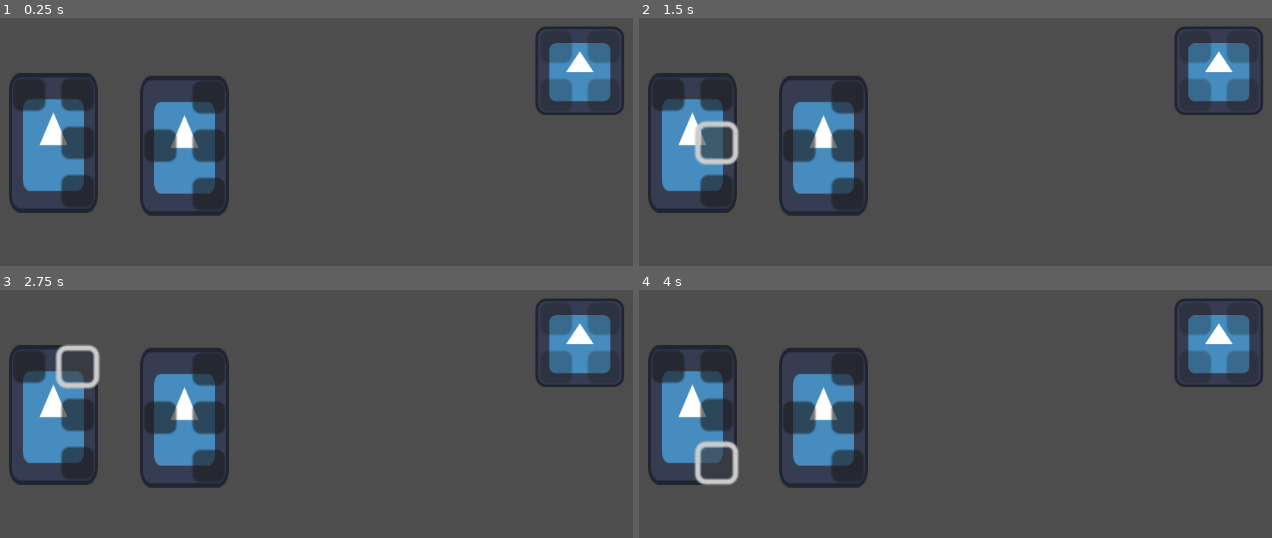
Above: before the commit, frames 1-4 (two rows, left to right).
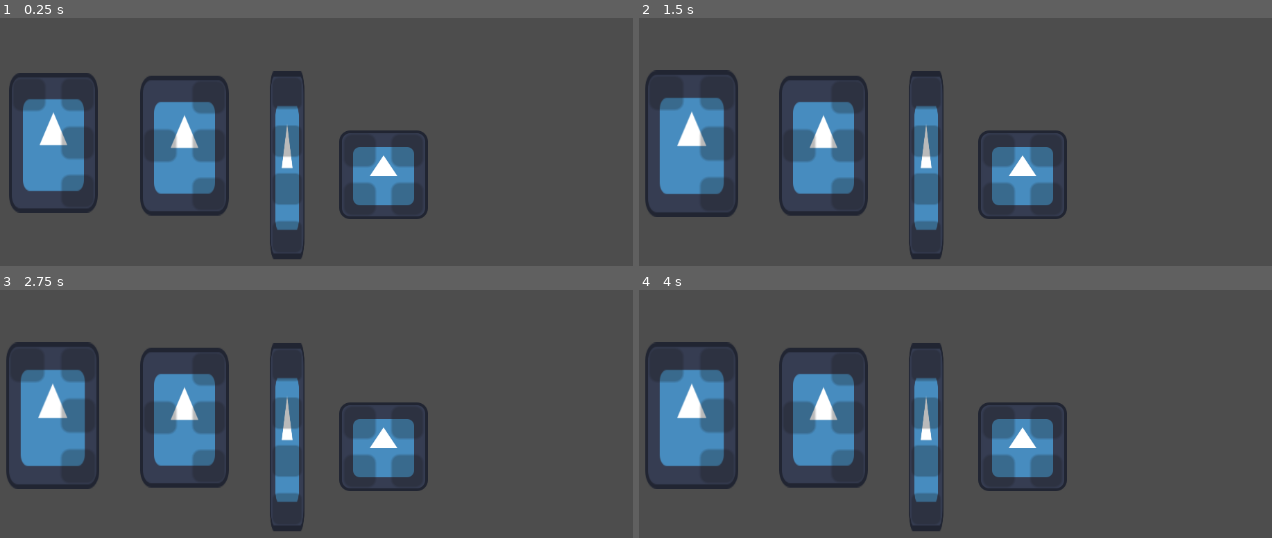
Above: after the commit, the same moments.

Repository: RRealJ/GameJam2024
Game: Godot game, scene res://cenas/testesPecas.tscn
Same seed, same stepped clock (60 frames per second), same inputs: the game is played once before the commit and once after it. The project has no main scene, so this scene is started directly. The engine's default icon, where the game draws it, is replaced by a stand-in: a white triangle on a blue panel in a dark square.
Inputs (mouse positions are in pixels of both pictures, inside the frame that each line leads up to):
- Up to frame 1 (0.25 s): no input
- Up to frame 2 (1.5 s): click (714, 191) at 0.52 s; click (714, 142) at 1.27 s
- Up to frame 3 (2.75 s): click (75, 366) at 2.02 s
- Up to frame 4 (4 s): click (670, 366) at 2.77 s; click (714, 463) at 3.52 s

The runs differ from the first frame. In frame 1, 15% of the frame differs, in the area x 3-99%, y 3-98%; in frame 2, 17%; in frame 3, 17%, in the area x 0-99%, y 3-98%; in frame 4, 17%.

Commit message:
peça I corrigida, otimização de peças e adição de encaixes

Diff:
--- a/cenas/peca2x2.tscn
+++ b/cenas/peca2x2.tscn
@@ -3,59 +3,18 @@
 [ext_resource type="Texture2D" uid="uid://c87dfcgjth2gt" path="res://icon.svg" id="1_3b64e"]
 [ext_resource type="Script" path="res://scripts/peca_geral.gd" id="1_bh5f1"]
 
+[sub_resource type="RectangleShape2D" id="RectangleShape2D_kcvb8"]
+size = Vector2(41, 41)
+
 [sub_resource type="RectangleShape2D" id="RectangleShape2D_mo62t"]
 size = Vector2(31.0189, 30.6685)
 
-[sub_resource type="RectangleShape2D" id="RectangleShape2D_kcvb8"]
-size = Vector2(41, 41)
-
 [node name="peca2x2" type="Node2D"]
-position = Vector2(260, 145)
 script = ExtResource("1_bh5f1")
 
 [node name="sprite" type="Sprite2D" parent="."]
-position = Vector2(-1.78814e-07, -1.78814e-07)
+position = Vector2(392, 246)
 texture = ExtResource("1_3b64e")
-
-[node name="area" type="Area2D" parent="sprite"]
-scale = Vector2(3.80413, 3.8802)
-
-[node name="Button" type="Button" parent="sprite/area"]
-offset_left = -15.0
-offset_top = -15.0
-offset_right = -2.99997
-offset_bottom = -2.99999
-disabled = true
-metadata/_edit_use_anchors_ = true
-
-[node name="Button2" type="Button" parent="sprite/area"]
-offset_left = 3.0
-offset_top = 3.0
-offset_right = 15.0
-offset_bottom = 15.0
-disabled = true
-metadata/_edit_use_anchors_ = true
-
-[node name="Button3" type="Button" parent="sprite/area"]
-offset_left = -15.0
-offset_top = 3.0
-offset_right = -3.0
-offset_bottom = 15.0
-disabled = true
-metadata/_edit_use_anchors_ = true
-
-[node name="Button4" type="Button" parent="sprite/area"]
-offset_left = 3.0
-offset_top = -15.0
-offset_right = 15.0
-offset_bottom = -2.99999
-disabled = true
-metadata/_edit_use_anchors_ = true
-
-[node name="colissao" type="CollisionShape2D" parent="sprite/area"]
-position = Vector2(-7.62939e-06, -0.12886)
-shape = SubResource("RectangleShape2D_mo62t")
-debug_color = Color(0, 0.6, 0.701961, 0.027451)
 
 [node name="encaixes" type="Area2D" parent="sprite"]
 
@@ -79,6 +38,50 @@
 shape = SubResource("RectangleShape2D_kcvb8")
 debug_color = Color(0.862745, 0.203922, 0, 0.282353)
 
+[node name="area" type="Area2D" parent="sprite"]
+scale = Vector2(3.80413, 3.8802)
+
+[node name="Button" type="Button" parent="sprite/area"]
+offset_left = -15.0
+offset_top = -15.0
+offset_right = -2.99997
+offset_bottom = -2.99999
+mouse_filter = 2
+disabled = true
+metadata/_edit_use_anchors_ = true
+
+[node name="Button2" type="Button" parent="sprite/area"]
+offset_left = 3.0
+offset_top = 3.0
+offset_right = 15.0
+offset_bottom = 15.0
+mouse_filter = 2
+disabled = true
+metadata/_edit_use_anchors_ = true
+
+[node name="Button3" type="Button" parent="sprite/area"]
+offset_left = -15.0
+offset_top = 3.0
+offset_right = -3.0
+offset_bottom = 15.0
+mouse_filter = 2
+disabled = true
+metadata/_edit_use_anchors_ = true
+
+[node name="Button4" type="Button" parent="sprite/area"]
+offset_left = 3.0
+offset_top = -15.0
+offset_right = 15.0
+offset_bottom = -2.99999
+mouse_filter = 2
+disabled = true
+metadata/_edit_use_anchors_ = true
+
+[node name="colissao" type="CollisionShape2D" parent="sprite/area"]
+position = Vector2(-7.62939e-06, -0.12886)
+shape = SubResource("RectangleShape2D_mo62t")
+debug_color = Color(0, 0.6, 0.701961, 0.027451)
+
 [connection signal="ready" from="." to="." method="_on_ready"]
 [connection signal="area_entered" from="sprite/area" to="." method="_on_area_entered"]
 [connection signal="area_exited" from="sprite/area" to="." method="_on_area_exited"]
--- a/cenas/pecaI.tscn
+++ b/cenas/pecaI.tscn
@@ -1,62 +1,96 @@
-[gd_scene load_steps=4 format=3 uid="uid://bucurehhqtt42"]
+[gd_scene load_steps=5 format=3 uid="uid://ovgmopgfrdyf"]
 
 [ext_resource type="Script" path="res://scripts/peca_geral.gd" id="1_j2lf4"]
 [ext_resource type="Texture2D" uid="uid://c87dfcgjth2gt" path="res://icon.svg" id="2_ea7v6"]
 
-[sub_resource type="RectangleShape2D" id="RectangleShape2D_odeyn"]
-size = Vector2(110.644, 120.642)
+[sub_resource type="RectangleShape2D" id="RectangleShape2D_y210c"]
+size = Vector2(39, 42)
 
-[node name="PecaI" type="Node2D"]
-position = Vector2(18, -17)
+[sub_resource type="RectangleShape2D" id="RectangleShape2D_p8m8s"]
+size = Vector2(42, 264)
+
+[node name="Peca__I" type="Node2D"]
 script = ExtResource("1_j2lf4")
 
 [node name="sprite" type="Sprite2D" parent="."]
-position = Vector2(449, 304)
-scale = Vector2(0.445313, 2.13856)
+position = Vector2(28, -8)
+scale = Vector2(0.391, 2.125)
 texture = ExtResource("2_ea7v6")
 
+[node name="encaixes" type="Area2D" parent="sprite"]
+position = Vector2(-71.6113, 3.76471)
+scale = Vector2(2.55754, 0.470588)
+
+[node name="encaixe" type="CollisionShape2D" parent="sprite/encaixes"]
+position = Vector2(27.5, 96)
+shape = SubResource("RectangleShape2D_y210c")
+debug_color = Color(0.862745, 0.301961, 0, 0.188235)
+
+[node name="encaixe2" type="CollisionShape2D" parent="sprite/encaixes"]
+position = Vector2(28, -112)
+shape = SubResource("RectangleShape2D_y210c")
+debug_color = Color(0.862745, 0.301961, 0, 0.188235)
+
+[node name="encaixe3" type="CollisionShape2D" parent="sprite/encaixes"]
+position = Vector2(28, -43)
+shape = SubResource("RectangleShape2D_y210c")
+debug_color = Color(0.862745, 0.301961, 0, 0.188235)
+
+[node name="encaixe4" type="CollisionShape2D" parent="sprite/encaixes"]
+position = Vector2(28, 25)
+shape = SubResource("RectangleShape2D_y210c")
+debug_color = Color(0.862745, 0.301961, 0, 0.188235)
+
 [node name="area" type="Area2D" parent="sprite"]
-position = Vector2(2.24561, 0)
-scale = Vector2(1.03509, 1)
-
-[node name="colissao" type="CollisionShape2D" parent="sprite/area"]
-position = Vector2(-3.25415, 0.46759)
-scale = Vector2(1, 1)
-shape = SubResource("RectangleShape2D_odeyn")
-debug_color = Color(0, 0.6, 0.701961, 0)
+position = Vector2(-71.6113, 3.76471)
+scale = Vector2(2.55754, 0.470588)
 
 [node name="Button" type="Button" parent="sprite/area"]
-offset_left = -48.8136
-offset_top = -59.324
-offset_right = 42.1864
-offset_bottom = -38.324
+offset_left = 7.0
+offset_top = 73.0
+offset_right = 21.0
+offset_bottom = 88.0
+scale = Vector2(3, 3)
+mouse_filter = 2
 disabled = true
 metadata/_edit_use_anchors_ = true
 
 [node name="Button2" type="Button" parent="sprite/area"]
-offset_left = -46.6441
-offset_top = 37.9376
-offset_right = 44.3559
-offset_bottom = 58.9376
+offset_left = 7.0
+offset_top = -134.0
+offset_right = 21.0
+offset_bottom = -119.0
+scale = Vector2(3, 3)
+mouse_filter = 2
 disabled = true
 metadata/_edit_use_anchors_ = true
 
 [node name="Button3" type="Button" parent="sprite/area"]
-offset_left = -46.6441
-offset_top = 7.54338
-offset_right = 44.3559
-offset_bottom = 28.5434
+offset_left = 7.0
+offset_top = -65.0
+offset_right = 21.0
+offset_bottom = -50.0
+scale = Vector2(3, 3)
+mouse_filter = 2
 disabled = true
 metadata/_edit_use_anchors_ = true
 
 [node name="Button4" type="Button" parent="sprite/area"]
-offset_left = -46.6441
-offset_top = -26.5917
-offset_right = 44.3559
-offset_bottom = -5.59169
+offset_left = 7.0
+offset_top = 4.0
+offset_right = 21.0
+offset_bottom = 19.0
+scale = Vector2(3, 3)
+mouse_filter = 2
 disabled = true
 metadata/_edit_use_anchors_ = true
 
+[node name="colissao" type="CollisionShape2D" parent="sprite/area"]
+position = Vector2(28, -9)
+shape = SubResource("RectangleShape2D_p8m8s")
+debug_color = Color(0, 0.6, 0.701961, 0)
+
+[connection signal="ready" from="." to="." method="_on_ready"]
 [connection signal="area_entered" from="sprite/area" to="." method="_on_area_entered"]
 [connection signal="area_exited" from="sprite/area" to="." method="_on_area_exited"]
 [connection signal="body_entered" from="sprite/area" to="." method="_on_area_body_entered"]
--- a/cenas/peca_L.tscn
+++ b/cenas/peca_L.tscn
@@ -1,7 +1,10 @@
-[gd_scene load_steps=3 format=3 uid="uid://higaqni2e10g"]
+[gd_scene load_steps=4 format=3 uid="uid://higaqni2e10g"]
 
 [ext_resource type="Script" path="res://scripts/peca_geral.gd" id="1_fd83k"]
 [ext_resource type="Texture2D" uid="uid://c87dfcgjth2gt" path="res://icon.svg" id="2_xbp8j"]
+
+[sub_resource type="RectangleShape2D" id="RectangleShape2D_cnnkk"]
+size = Vector2(43, 28.5896)
 
 [node name="PecaL" type="Node2D"]
 position = Vector2(295, 203)
@@ -21,6 +24,8 @@
 offset_top = 13.0
 offset_right = 15.0
 offset_bottom = 25.0
+mouse_filter = 2
+disabled = true
 metadata/_edit_use_anchors_ = true
 
 [node name="Button2" type="Button" parent="sprite/area"]
@@ -28,6 +33,8 @@
 offset_top = -5.0
 offset_right = 15.0
 offset_bottom = 7.0
+mouse_filter = 2
+disabled = true
 metadata/_edit_use_anchors_ = true
 
 [node name="Button3" type="Button" parent="sprite/area"]
@@ -35,6 +42,8 @@
 offset_top = -23.0
 offset_right = 15.0
 offset_bottom = -11.0
+mouse_filter = 2
+disabled = true
 metadata/_edit_use_anchors_ = true
 
 [node name="Button4" type="Button" parent="sprite/area"]
@@ -42,12 +51,35 @@
 offset_top = -23.0
 offset_right = -3.0
 offset_bottom = -11.0
+mouse_filter = 2
+disabled = true
 metadata/_edit_use_anchors_ = true
 
 [node name="colissao" type="CollisionPolygon2D" parent="sprite/area"]
 modulate = Color(1, 1, 1, 0.0980392)
-scale = Vector2(1, 1)
 polygon = PackedVector2Array(-15, -23, -15, -11, 3, -11, 3, 25, 15, 25, 15, -23)
+
+[node name="encaixes" type="Area2D" parent="sprite"]
+
+[node name="colissao" type="CollisionShape2D" parent="sprite/encaixes"]
+position = Vector2(34.5, 0.317642)
+shape = SubResource("RectangleShape2D_cnnkk")
+debug_color = Color(0.894118, 0.317647, 0, 0.129412)
+
+[node name="colissao2" type="CollisionShape2D" parent="sprite/encaixes"]
+position = Vector2(-34, -43.8374)
+shape = SubResource("RectangleShape2D_cnnkk")
+debug_color = Color(0.894118, 0.317647, 0, 0.129412)
+
+[node name="colissao3" type="CollisionShape2D" parent="sprite/encaixes"]
+position = Vector2(35, -43.8374)
+shape = SubResource("RectangleShape2D_cnnkk")
+debug_color = Color(0.894118, 0.317647, 0, 0.129412)
+
+[node name="colissao4" type="CollisionShape2D" parent="sprite/encaixes"]
+position = Vector2(34, 44.4727)
+shape = SubResource("RectangleShape2D_cnnkk")
+debug_color = Color(0.894118, 0.317647, 0, 0.129412)
 
 [connection signal="ready" from="." to="." method="_on_ready"]
 [connection signal="area_entered" from="sprite/area" to="." method="_on_area_entered"]
--- a/cenas/peca_T.tscn
+++ b/cenas/peca_T.tscn
@@ -1,9 +1,12 @@
-[gd_scene load_steps=3 format=3 uid="uid://b41dapldo5twn"]
+[gd_scene load_steps=4 format=3 uid="uid://b41dapldo5twn"]
 
 [ext_resource type="Script" path="res://scripts/peca_geral.gd" id="1_t7yn1"]
 [ext_resource type="Texture2D" uid="uid://c87dfcgjth2gt" path="res://icon.svg" id="2_s56ct"]
 
-[node name="peca_T" type="Node2D"]
+[sub_resource type="RectangleShape2D" id="RectangleShape2D_f5gjw"]
+size = Vector2(44, 28.4244)
+
+[node name="pecaT" type="Node2D"]
 position = Vector2(315, 183)
 script = ExtResource("1_t7yn1")
 
@@ -21,6 +24,8 @@
 offset_top = 13.0
 offset_right = 15.0
 offset_bottom = 25.0
+mouse_filter = 2
+disabled = true
 metadata/_edit_use_anchors_ = true
 
 [node name="Button2" type="Button" parent="sprite/area"]
@@ -28,6 +33,8 @@
 offset_top = -5.0
 offset_right = 15.0
 offset_bottom = 7.0
+mouse_filter = 2
+disabled = true
 metadata/_edit_use_anchors_ = true
 
 [node name="Button3" type="Button" parent="sprite/area"]
@@ -35,6 +42,8 @@
 offset_top = -23.0
 offset_right = 15.0
 offset_bottom = -11.0
+mouse_filter = 2
+disabled = true
 metadata/_edit_use_anchors_ = true
 
 [node name="Button4" type="Button" parent="sprite/area"]
@@ -42,12 +51,35 @@
 offset_top = -5.0
 offset_right = -3.0
 offset_bottom = 7.0
+mouse_filter = 2
+disabled = true
 metadata/_edit_use_anchors_ = true
 
 [node name="colissao" type="CollisionPolygon2D" parent="sprite/area"]
 modulate = Color(1, 1, 1, 0.152941)
-scale = Vector2(1, 1)
 polygon = PackedVector2Array(-15, -5, -15, 7, 3, 7, 3, 25, 15, 25, 15, -23, 3, -23, 3, -5)
+
+[node name="encaixes" type="Area2D" parent="sprite"]
+
+[node name="encaixe" type="CollisionShape2D" parent="sprite/encaixes"]
+position = Vector2(-34, 0.400261)
+shape = SubResource("RectangleShape2D_f5gjw")
+debug_color = Color(0.917647, 0.282353, 0, 0.129412)
+
+[node name="encaixe2" type="CollisionShape2D" parent="sprite/encaixes"]
+position = Vector2(35, 43.202)
+shape = SubResource("RectangleShape2D_f5gjw")
+debug_color = Color(0.917647, 0.282353, 0, 0.129412)
+
+[node name="encaixe3" type="CollisionShape2D" parent="sprite/encaixes"]
+position = Vector2(35, -44.4727)
+shape = SubResource("RectangleShape2D_f5gjw")
+debug_color = Color(0.917647, 0.282353, 0, 0.129412)
+
+[node name="encaixe4" type="CollisionShape2D" parent="sprite/encaixes"]
+position = Vector2(35, 3.69549e-06)
+shape = SubResource("RectangleShape2D_f5gjw")
+debug_color = Color(0.917647, 0.282353, 0, 0.129412)
 
 [connection signal="ready" from="." to="." method="_on_ready"]
 [connection signal="area_entered" from="sprite/area" to="." method="_on_area_entered"]
--- a/cenas/testesPecas.tscn
+++ b/cenas/testesPecas.tscn
@@ -1,15 +1,19 @@
-[gd_scene load_steps=4 format=3 uid="uid://b67nljid8i4n2"]
+[gd_scene load_steps=5 format=3 uid="uid://b67nljid8i4n2"]
 
 [ext_resource type="PackedScene" uid="uid://divceqdmw882v" path="res://cenas/peca2x2.tscn" id="1_1sh4d"]
 [ext_resource type="PackedScene" uid="uid://higaqni2e10g" path="res://cenas/peca_L.tscn" id="3_rdo4y"]
 [ext_resource type="PackedScene" uid="uid://b41dapldo5twn" path="res://cenas/peca_T.tscn" id="4_6exub"]
+[ext_resource type="PackedScene" uid="uid://ovgmopgfrdyf" path="res://cenas/pecaI.tscn" id="4_pjlgx"]
 
 [node name="TestesPecas" type="Node2D"]
 
 [node name="peca2x2" parent="." instance=ExtResource("1_1sh4d")]
-position = Vector2(1035, 121)
+position = Vector2(360, 25)
 
 [node name="PecaL" parent="." instance=ExtResource("3_rdo4y")]
 
 [node name="peca_T" parent="." instance=ExtResource("4_6exub")]
 position = Vector2(465, 229)
+
+[node name="Peca__I" parent="." instance=ExtResource("4_pjlgx")]
+position = Vector2(585, 265)
--- a/project.godot
+++ b/project.godot
@@ -30,6 +30,10 @@
 ]
 }
 
+[layer_names]
+
+2d_render/layer_1="Peca"
+
 [rendering]
 
 renderer/rendering_method="gl_compatibility"
